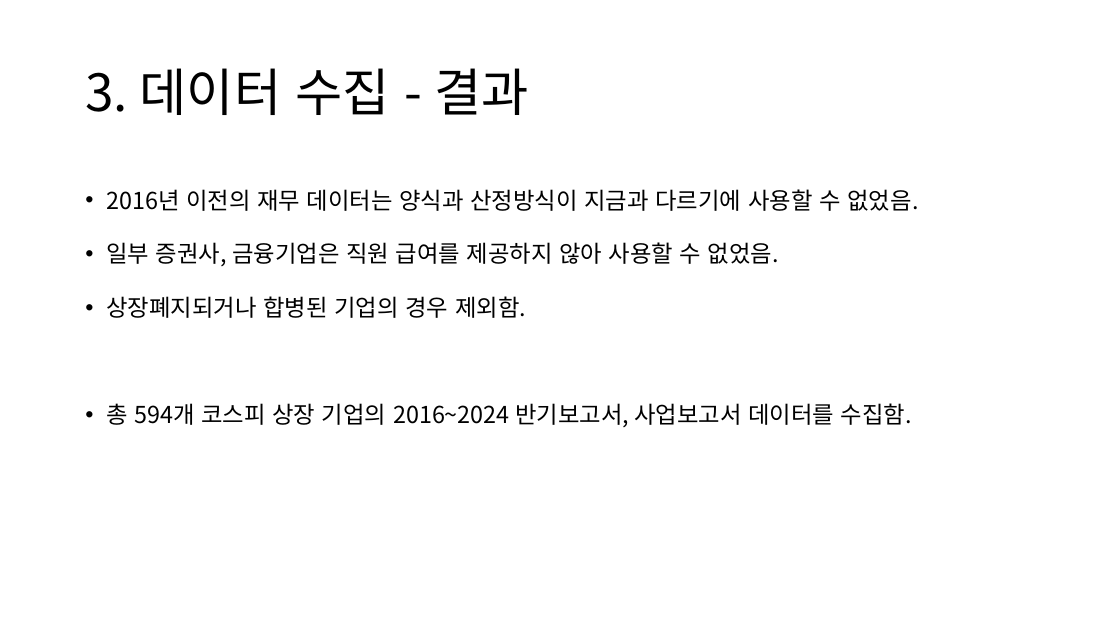
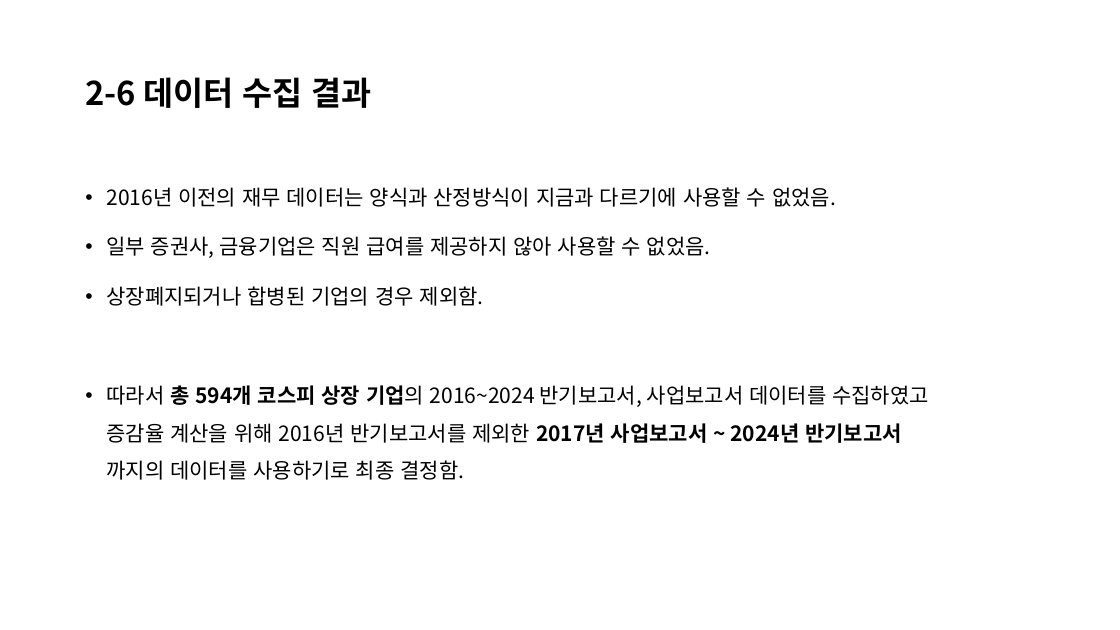
Before and after one commit to namdkgo/BigDataProject, a slide deck: slide 33 of 202344083_남동관_빅데이터_기말프로젝트_보고서.pptx (slide 7 before the commit). Drawn at 1120x630 pixels with LibreOffice and Linux fonts; fonts in the diff are those of the drawing. Boxes give left, top, right and bottom in pixels: in the first picture for what was removed or moved away, otherwise in the second. Text is boxed around its words. In the diff, an @@ line names an element or a change of style, - is before the commit and + after.

Commit message:
최종완료

```diff
--- a/202344083_남동관_빅데이터_기말프로젝트_보고서.pptx
+++ b/202344083_남동관_빅데이터_기말프로젝트_보고서.pptx
@@ title at box(85, 77, 372, 108): text changed; size 44 to 28 pt; bold on @@
-3. 데이터 수집 - 결과
+2-6 데이터 수집 결과
@@ text at box(106, 187, 836, 306): size 20 to 18 pt in "2016년 이전의 재무 데이터는 양식과 산정방식이 지금과 ...", "일부 증권사, 금융기업은 직원 급여를 제공하지 않아 ...", "상장폐지되거나 합병된 기업의 경우 제외함." @@
@@ text at box(106, 385, 929, 480): text changed; size 20 to 18 pt @@
-• 총 594개 코스피 상장 기업의 2016~2024 반기보고서, 사업보고서 데이터를 수집함.
+• 따라서 총 594개 코스피 상장 기업의 2016~2024 반기보고서, 사업보고서 데이터를 수집하였고
+  증감율 계산을 위해 2016년 반기보고서를 제외한 2017년 사업보고서 ~ 2024년 반기보고서
+  까지의 데이터를 사용하기로 최종 결정함.
```
Also in this commit, not shown: 10 other slides changed, 49 slides added, 5 other files.
